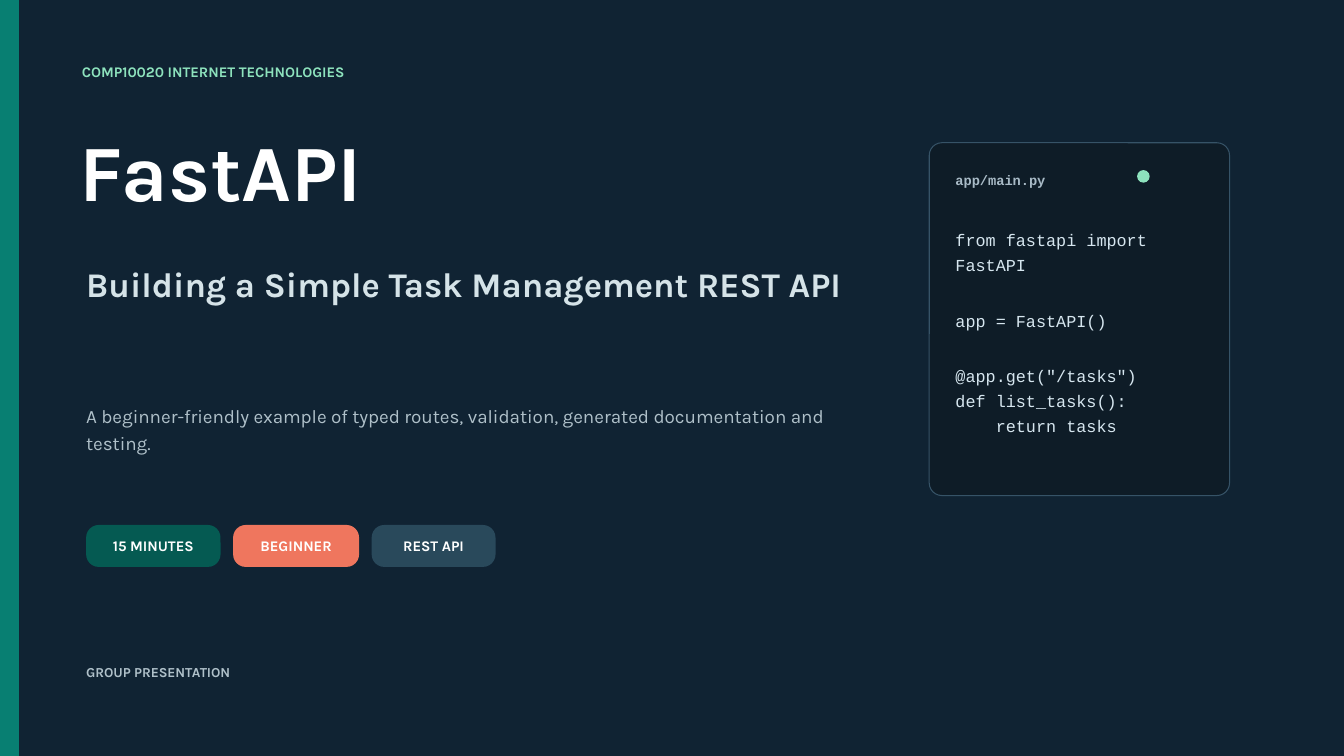
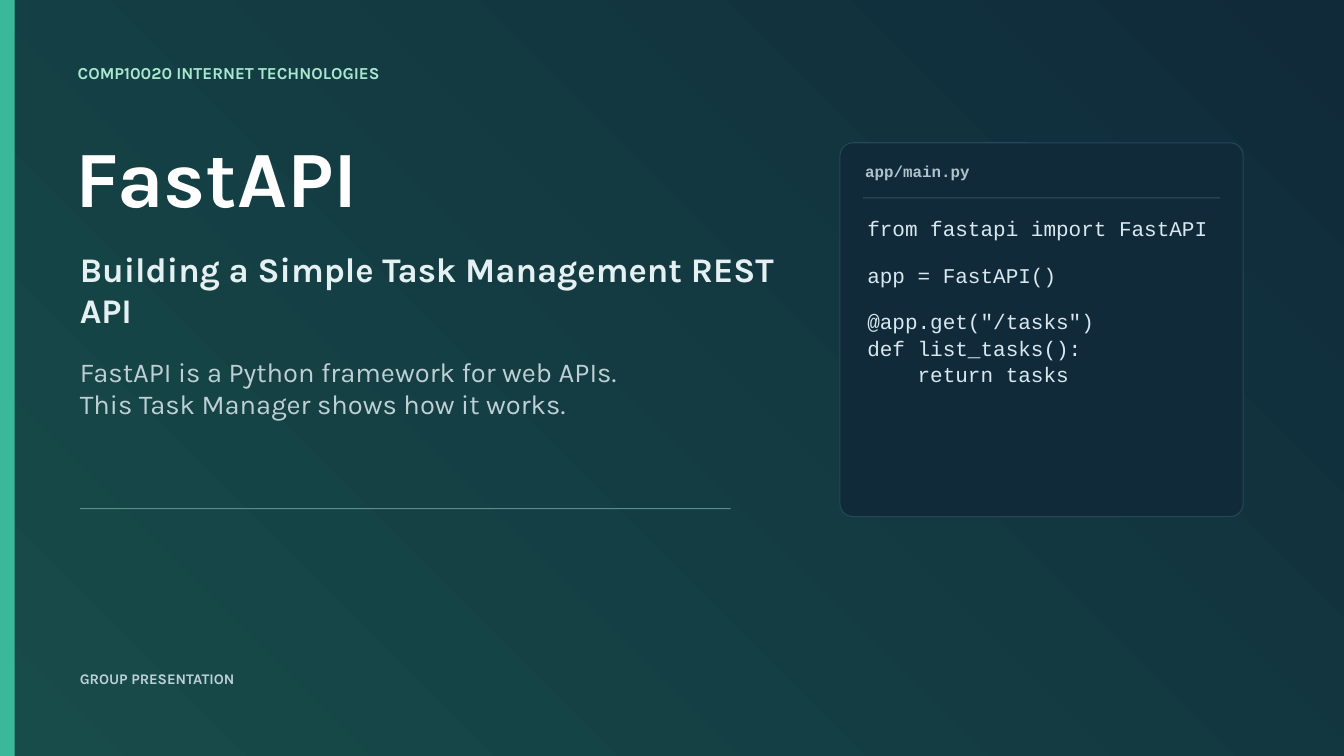
Before and after one commit to tianjianzou123/fastapi-cw1, a slide deck: slide 1 of presentation/FastAPI_Task_Manager_Presentation_Final.pptx. Drawn at 1344x756 pixels with LibreOffice and Linux fonts; fonts in the diff are those of the drawing. Boxes give left, top, right and bottom in pixels: in the first picture for what was removed or moved away, otherwise in the second. Text is boxed around its words. In the diff, an @@ line names an element or a change of style, - is before the commit and + after.

```diff
--- a/presentation/FastAPI_Task_Manager_Presentation_Final.pptx
+++ b/presentation/FastAPI_Task_Manager_Presentation_Final.pptx
@@ background #102333 to gradient #102A3A to #174C4A @@
@@ rectangle resized from (x1=0, y1=0, x2=19, y2=756) to (x1=0, y1=0, x2=15, y2=756) @@
@@ rectangle at (x1=0, y1=0, x2=15, y2=756): fill #087F72 to #39B99A @@
@@ text "COMP10020 INTERNET TECHNOLOGIES" at (x1=78, y1=68, x2=379, y2=79): size 10.5 to 12 pt, text colour #8DE2BD to #A8E8D0 @@
@@ text "FastAPI" at (x1=76, y1=155, x2=358, y2=208): line spacing 0.9 to 1 @@
@@ rounded rectangle resized from (x1=930, y1=143, x2=1230, y2=496) to (x1=840, y1=143, x2=1243, y2=517) @@
@@ rounded rectangle at (x1=840, y1=143, x2=1243, y2=517): fill #0E1C27 to #102A3A; outline #365367 0.75 pt to #24485A 0.75 pt; proportions changed @@
@@ text "app/main.py" moved from (x1=955, y1=175, x2=1045, y2=188) to (x1=865, y1=165, x2=969, y2=181) @@
@@ text "app/main.py" at (x1=865, y1=165, x2=969, y2=181): size 9.8 to 11.2 pt, text colour #A8BAC6 to #AFC3CC @@
@@ ellipse removed at (x1=1137, y1=170, x2=1149, y2=182) @@
@@ rectangle added at (x1=863, y1=198, x2=1220, y2=199), fill #2F5261 @@
@@ text "from fastapi import FastAPI" moved from (x1=955, y1=234, x2=1146, y2=432) to (x1=867, y1=221, x2=1207, y2=382) @@
@@ text "from fastapi import FastAPI" at (x1=867, y1=221, x2=1207, y2=382): size 12 to 15 pt, text colour #D6E6EF to #D9E8EE; line spacing 1.25 to 1.05 @@
@@ text "Building a Simple Task Management ..." moved from (x1=86, y1=272, x2=841, y2=306) to (x1=80, y1=257, x2=774, y2=323) @@
@@ text "Building a Simple Task Management ..." at (x1=80, y1=257, x2=774, y2=323): text colour #D5E3E8 to #E4F0F2; line spacing 1.02 to 1 @@
@@ text at (x1=80, y1=363, x2=617, y2=421): text changed; size 13.5 to 19.5 pt; text colour #AFC0C9 to #BED0D6 @@
-A beginner-friendly example of typed routes, validation, generated documentation and testing.
+FastAPI is a Python framework for web APIs.
+This Task Manager shows how it works.
@@ rectangle added at (x1=80, y1=508, x2=731, y2=509), fill #5B8C8A @@
@@ rounded rectangle removed at (x1=86, y1=525, x2=220, y2=568) @@
-15 MINUTES
@@ rounded rectangle removed at (x1=233, y1=525, x2=359, y2=568) @@
-BEGINNER
@@ rounded rectangle removed at (x1=372, y1=525, x2=496, y2=568) @@
-REST API
@@ text "GROUP PRESENTATION" at (x1=80, y1=674, x2=234, y2=684): size 9.8 to 10.5 pt, text colour #AFC0C9 to #BED0D6 @@
```
Also in this commit, not shown: 7 other slides changed, 10 slides added, 7 slides removed, 5 other files.
